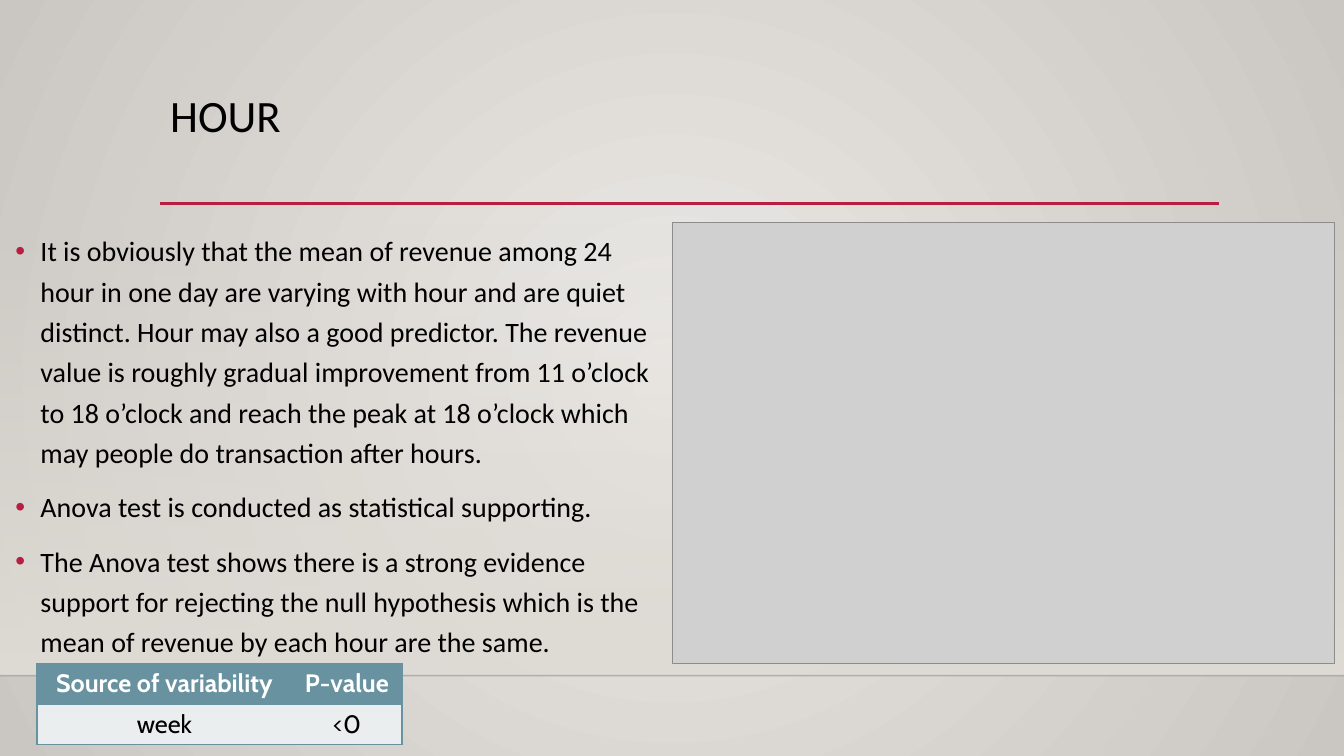
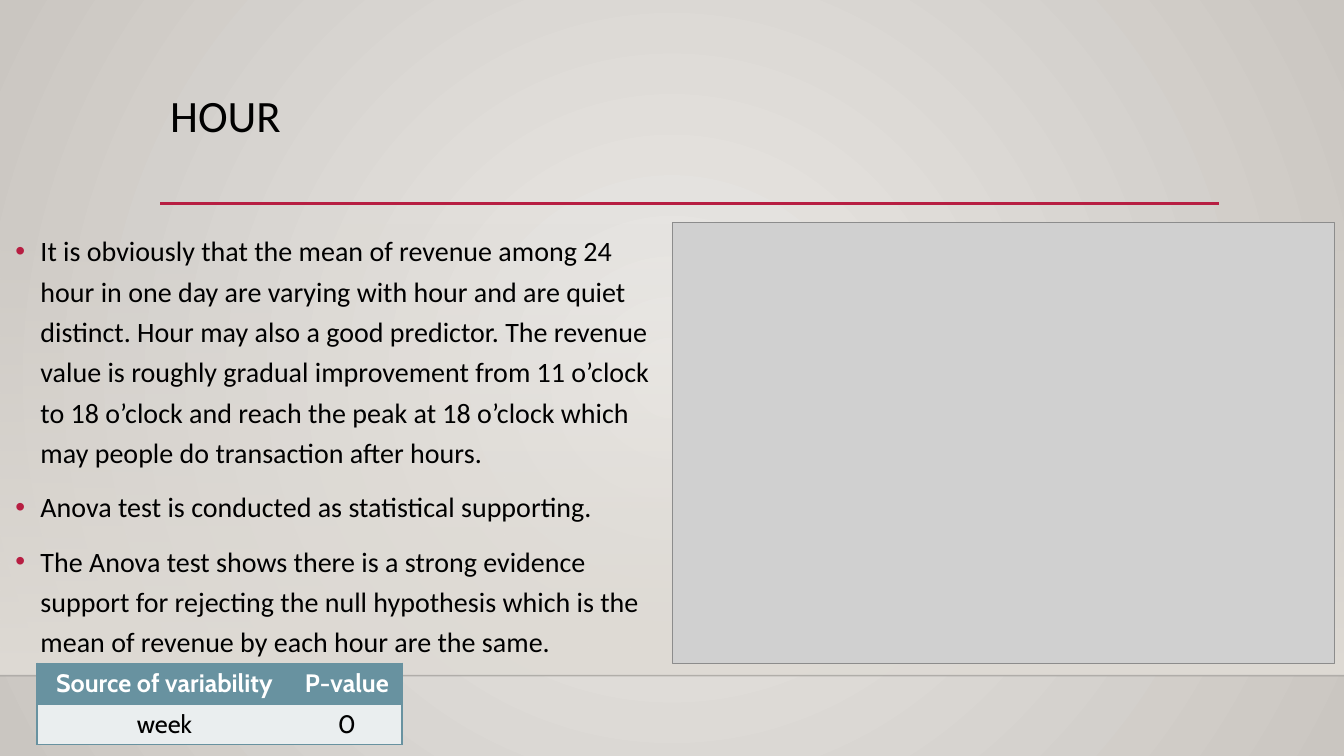
Before and after one commit to effml68477/Google-Analytics-Customer-Revenue-Prediction, a slide deck: slide 11 of data exploration.pptx. Drawn at 1344x756 pixels with LibreOffice and Linux fonts; fonts in the diff are those of the drawing; grey boxes stand for pictures; background and template pictures are left out. Boxes give left, top, right and bottom in pixels: in the first picture for what was removed or moved away, otherwise in the second. Text is boxed around its words. In the diff, an @@ line names an element or a change of style, - is before the commit and + after.

```diff
--- a/data exploration.pptx
+++ b/data exploration.pptx
@@ table at (37, 663, 403, 744) @@
-row 2, column 2: <0
+row 2, column 2: 0
```
Also in this commit, not shown: 1 other slide changed.
